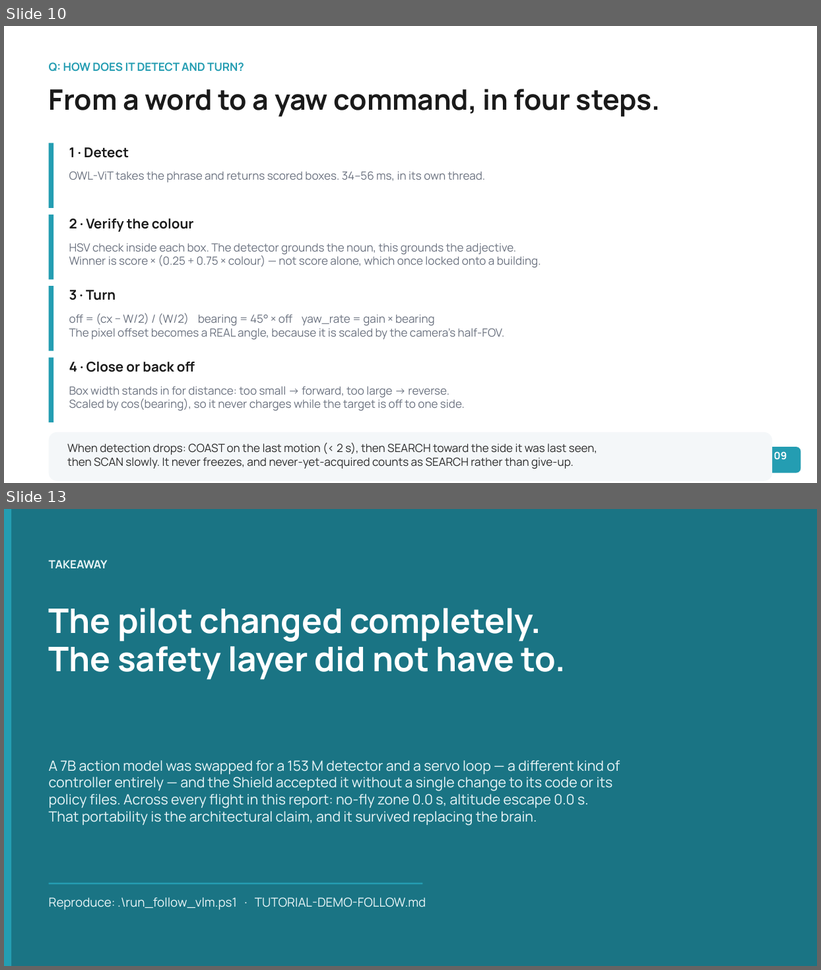
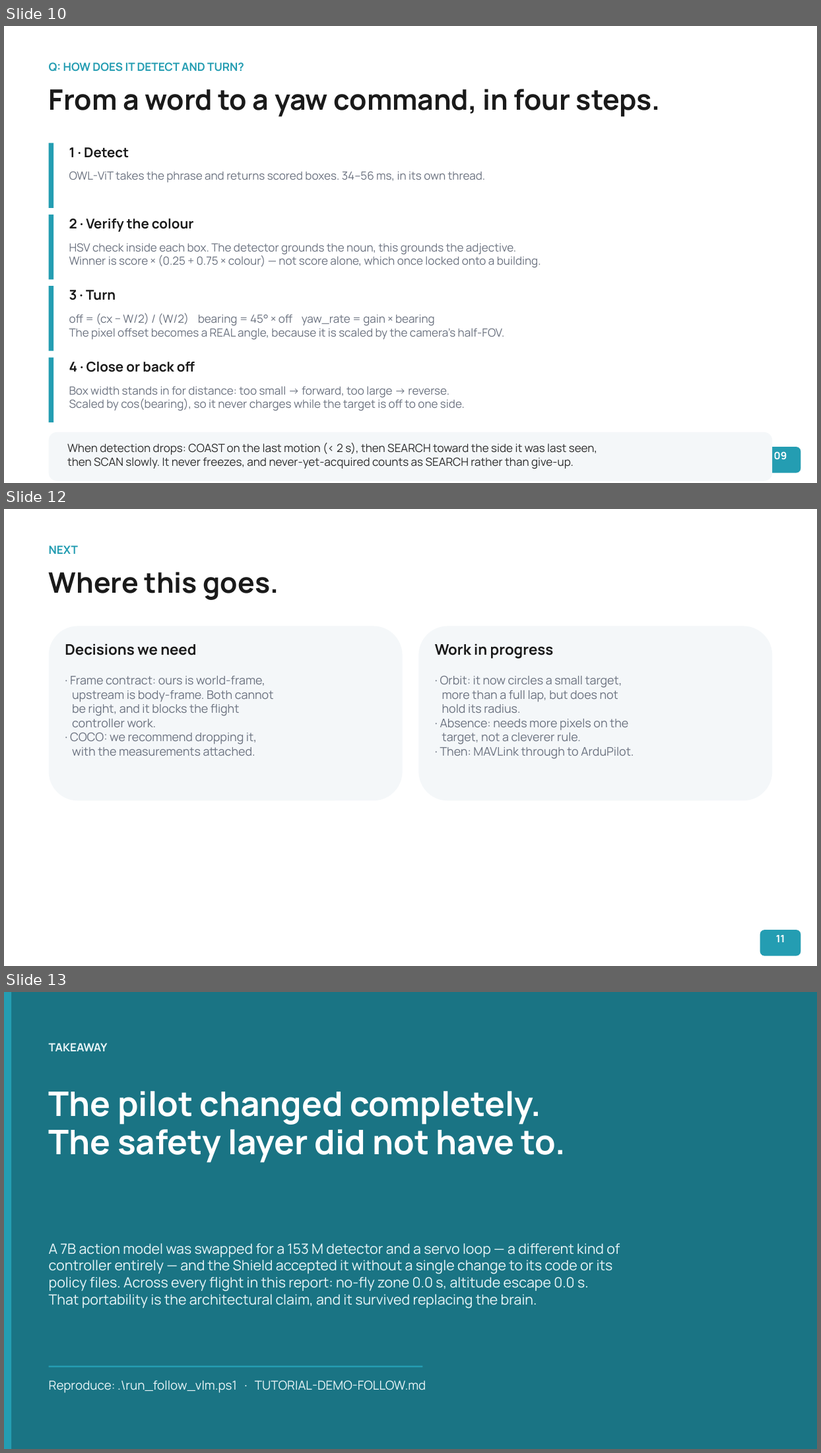
Before and after one commit to Nathanael1721/vla-uav-guardrail, a slide deck: contrib/ntut-vla/docs/VLA-Guardrail-Follow-Aug2026.pptx. Shown one above the other, each under a label of ours: slides 10 and 13 before the commit, slides 10, 12 and 13 after it; the slides between them are not shown. The pictures are 821x970 and 821x1453 pixels, drawn with LibreOffice and Linux fonts; fonts in the diff are those of the drawing. Boxes give left, top, right and bottom in pixels: in the first picture for what was removed or moved away, otherwise in the second. Text is boxed around its words. In the diff, an @@ line names an element or a change of style, - is before the commit and + after.

Commit message:
contrib(ntut-vla): rebuild the deck on measured numbers, and one tutorial that works
The last two deliverables, now that every open task is closed.

DECK. Slides 6, 7, 8, 11 and 12 rebuilt from the re-flown set. The results table
carries five arms instead of three - tracking, its replicate, the three-distractor
discrimination run, the wrong-colour control and the no-fly zone - and every
figure is traceable to a metrics.json.

The proof slide is much stronger than it was: the control moved from "a blue car"
to "a red car" because this map's asphalt reads blue above the saturation floor,
which gave a blue query a background-coloured escape hatch. On red the system does
not follow badly, it FAILS TO ACQUIRE - detector hit rate 99.3% -> 22.1%.

The safety slide now leads with the defect we found in our own guardrail rather
than only with what it prevented. NaN loses every comparison, so an action
carrying one raised zero violations and reached the autopilot byte-identical; the
speed clamp then manufactured more of it, because inf * 0 is NaN. A safety layer
that fails OPEN is worse than none, and a coverage suite found it where no flight
could have.

Limits slide reworded to the three that are actually measured, including the
honest one about absence: 75% ABSENT with no target against 40% with one
separates at flight level and not per tick.

TUTORIAL. Seven overlapping TUTORIAL-*.md files were a maze, and several carried
commands and tags that no longer exist. TUTORIAL.md is now the single verified
guide - one command to run everything, then how to run one flight by hand, how to
change what it follows, how to check it without a simulator, how to read the
output, and what to say when someone asks how it works. The old files are kept as
history with a SUPERSEDED banner rather than deleted.

run_follow_vlm.ps1 matches it: three demos instead of two (the three-distractor
discrimination run is new and is the strongest single result), tags renamed to
demo_*, --traffic wired through, durations and the summary table updated, and the
header's stale measurements replaced.

Two things the tutorial states plainly because both cost real time to rediscover:
PowerShell not Git Bash, because bash rewrites the /Game/... map argument; and
--want-width is coupled to --cruise-alt, which is what made a gap-fence flight
look like a controller failure for two rounds of wrong diagnosis.

Deck: 13 slides. All 38 tracked tasks closed.

```diff
--- a/contrib/ntut-vla/docs/VLA-Guardrail-Follow-Aug2026.pptx
+++ b/contrib/ntut-vla/docs/VLA-Guardrail-Follow-Aug2026.pptx
@@ slide 12 added at [4, 509, 817, 966], background #FFFFFF @@
@@ text added at [49, 545, 78, 554], 10 pt, text #249DB2, bold @@
+NEXT
@@ text added at [49, 572, 279, 600], 25 pt, text #1A1A1A, bold @@
+Where this goes.
@@ rounded rectangle added at [49, 626, 403, 801], fill #F4F7F9 @@
@@ rounded rectangle added at [418, 626, 772, 801], fill #F4F7F9 @@
@@ text added at [65, 644, 196, 656], 13 pt, text #1A1A1A, bold @@
+Decisions we need
@@ text added at [435, 644, 554, 659], 13 pt, text #1A1A1A, bold @@
+Work in progress
@@ text added at [70, 676, 274, 756], 10.5 pt, text #6B7280 @@
+· Frame contract: ours is world-frame,
+upstream is body-frame. Both cannot
+be right, and it blocks the flight
+controller work.
+· COCO: we recommend dropping it,
+with the measurements attached.
@@ text added at [440, 676, 634, 759], 10.5 pt, text #6B7280 @@
+· Orbit: it now circles a small target,
+more than a full lap, but does not
+hold its radius.
+· Absence: needs more pixels on the
+target, not a cleverer rule.
+· Then: MAVLink through to ArduPilot.
@@ rounded rectangle added at [760, 930, 801, 956], fill #249DB2 @@
@@ text added at [776, 935, 785, 943], 9 pt, text #FFFFFF, bold @@
+11
```
Also in this commit, not shown: 9 slides changed, 1 other slide added, 2 slides removed, 7 other files.
